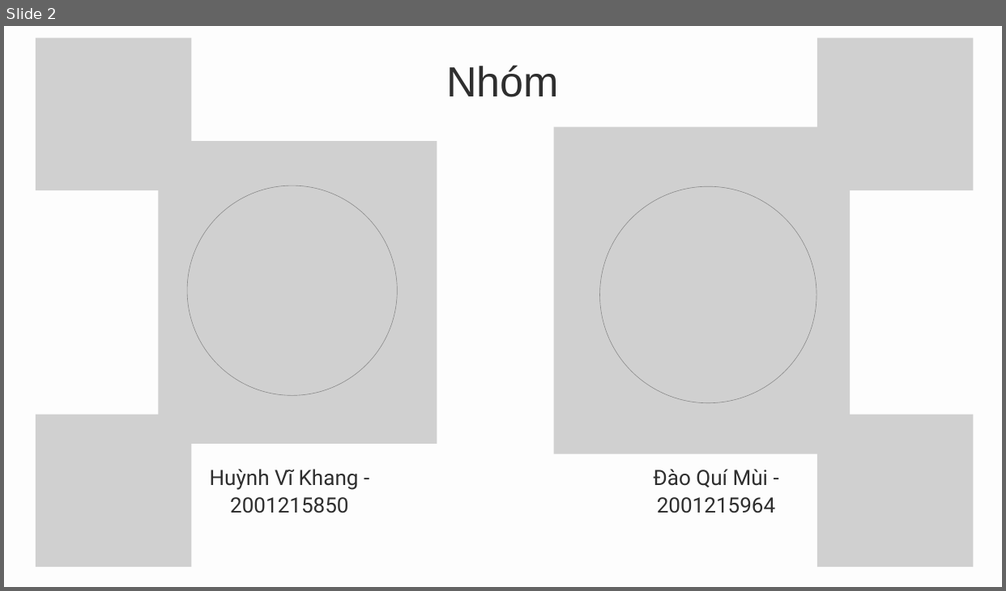
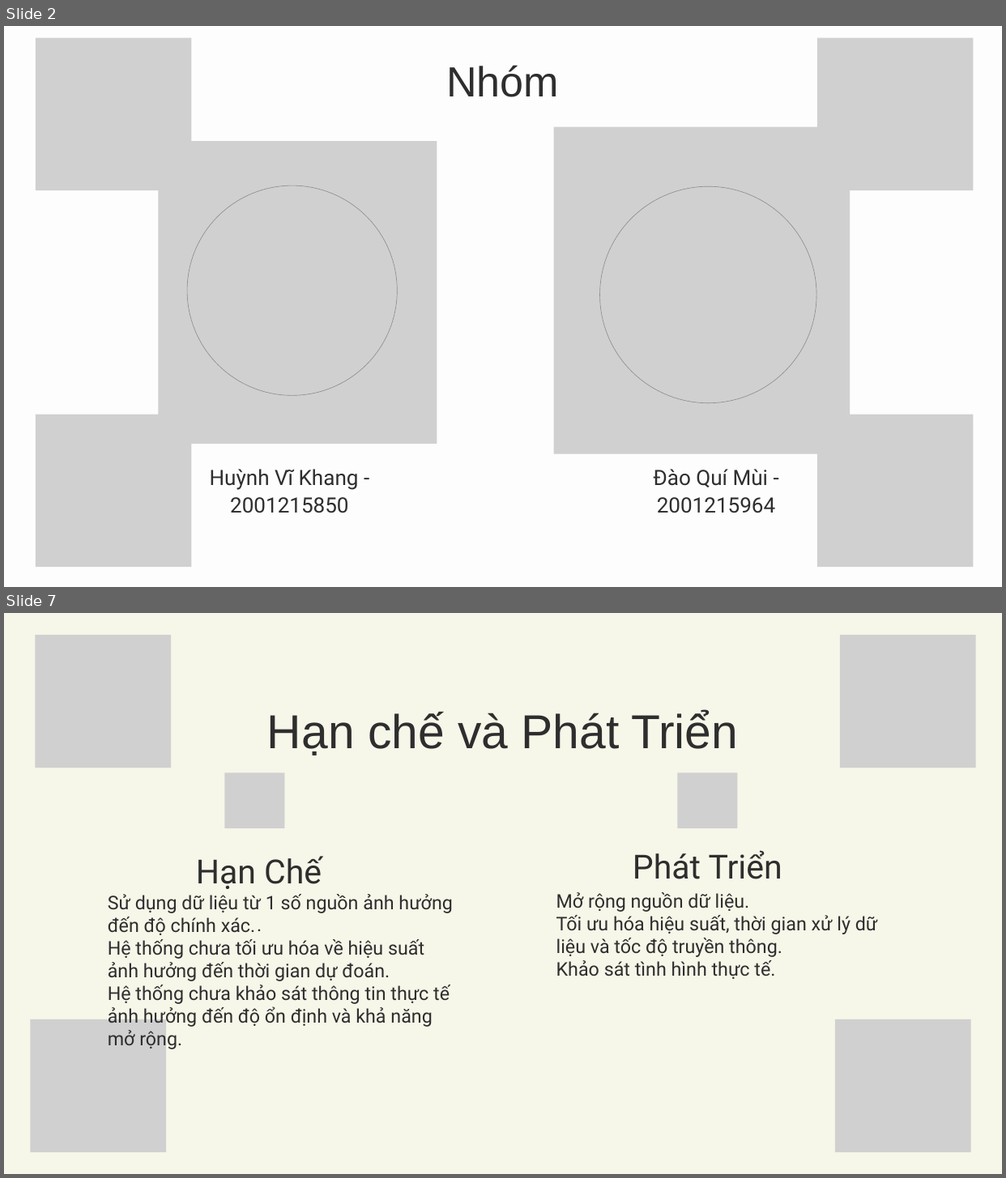
Before and after one commit to netprtony/BigDataProject, a slide deck: DoAnBigData.pptx. Shown one above the other, each under a label of ours: slide 2 before the commit, slides 2 and 7 after it; the slides between them are not shown. The pictures are 1006x591 and 1006x1178 pixels, drawn with LibreOffice and Linux fonts; fonts in the diff are those of the drawing; grey boxes stand for pictures. Boxes give left, top, right and bottom in pixels: in the first picture for what was removed or moved away, otherwise in the second. Text is boxed around its words. In the diff, an @@ line names an element or a change of style, - is before the commit and + after.

```diff
--- a/DoAnBigData.pptx
+++ b/DoAnBigData.pptx
@@ slide 7 added at [4, 613, 1002, 1174], background #F6F6E9 @@
@@ picture added at [35, 635, 171, 769] @@
@@ picture added at [840, 635, 976, 769] @@
@@ text added at [267, 710, 739, 756], 68.8 pt, text #2E2E2E @@
+Hạn chế và Phát Triển
@@ picture added at [224, 773, 284, 828] @@
@@ picture added at [678, 773, 738, 828] @@
@@ text added at [633, 850, 782, 879], 48 pt, text #2E2E2E @@
+Phát Triển
@@ text added at [196, 856, 322, 889], 48 pt, text #2E2E2E @@
+Hạn Chế
@@ text added at [108, 894, 452, 1050], 27.2 pt, text #2E2E2E @@
+Sử dụng dữ liệu từ 1 số nguồn ảnh hưởng đến độ chính xác.
+Hệ thống chưa tối ưu hóa về hiệu suất ảnh hưởng đến thời gian dự đoán.
+Hệ thống chưa khảo sát thông tin thực tế ảnh hưởng đến độ ổn định và khả năng mở rộng.
@@ text added at [556, 892, 878, 979], 27.2 pt, text #2E2E2E @@
+Mở rộng nguồn dữ liệu.
+Tối ưu hóa hiệu suất, thời gian xử lý dữ liệu và tốc độ truyền thông.
+Khảo sát tình hình thực tế.
@@ text added at [123, 911, 394, 933], 27.2 pt, text #2E2E2E @@
+.
@@ picture added at [30, 1020, 166, 1153] @@
@@ picture added at [835, 1020, 971, 1153] @@
```
Also in this commit, not shown: 3 slides changed, 3 other slides added, 5 slides removed, 2 other files.
